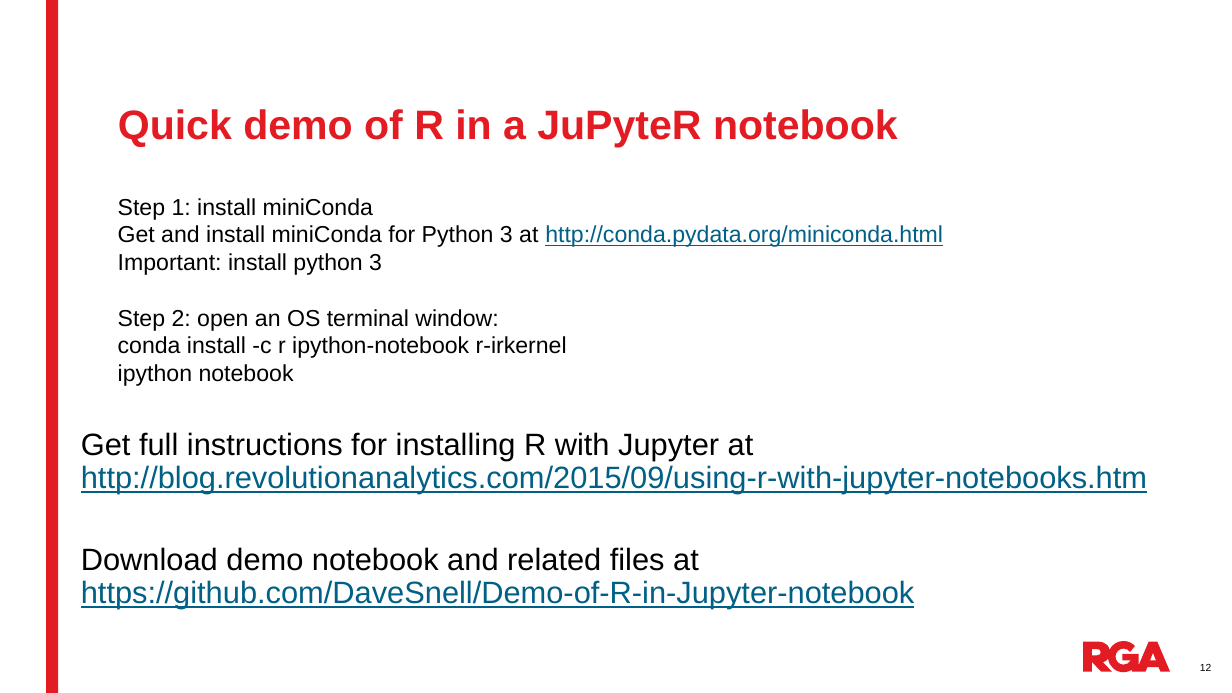
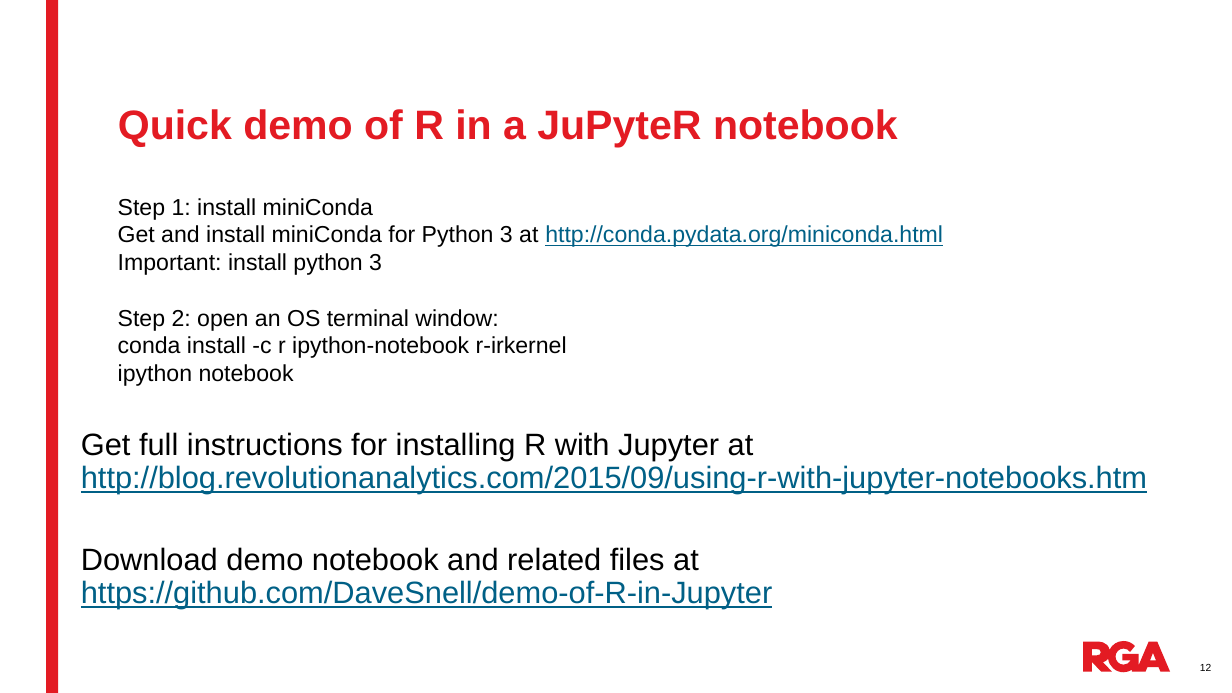
Before and after one commit to DaveSnell/demo-of-R-in-Jupyter, a slide deck: slide 12 of R in Jupyter.pptx. Drawn at 1232x693 pixels with LibreOffice and Linux fonts; fonts in the diff are those of the drawing; background and template pictures are left out. Boxes give left, top, right and bottom in pixels: in the first picture for what was removed or moved away, otherwise in the second. Text is boxed around its words. In the diff, an @@ line names an element or a change of style, - is before the commit and + after.

```diff
--- a/R in Jupyter.pptx
+++ b/R in Jupyter.pptx
@@ text at [81, 547, 772, 609]: text changed @@
-Download demo notebook and related files at https://github.com/DaveSnell/Demo-of-R-in-Jupyter-notebook
+Download demo notebook and related files at https://github.com/DaveSnell/demo-of-R-in-Jupyter
```
